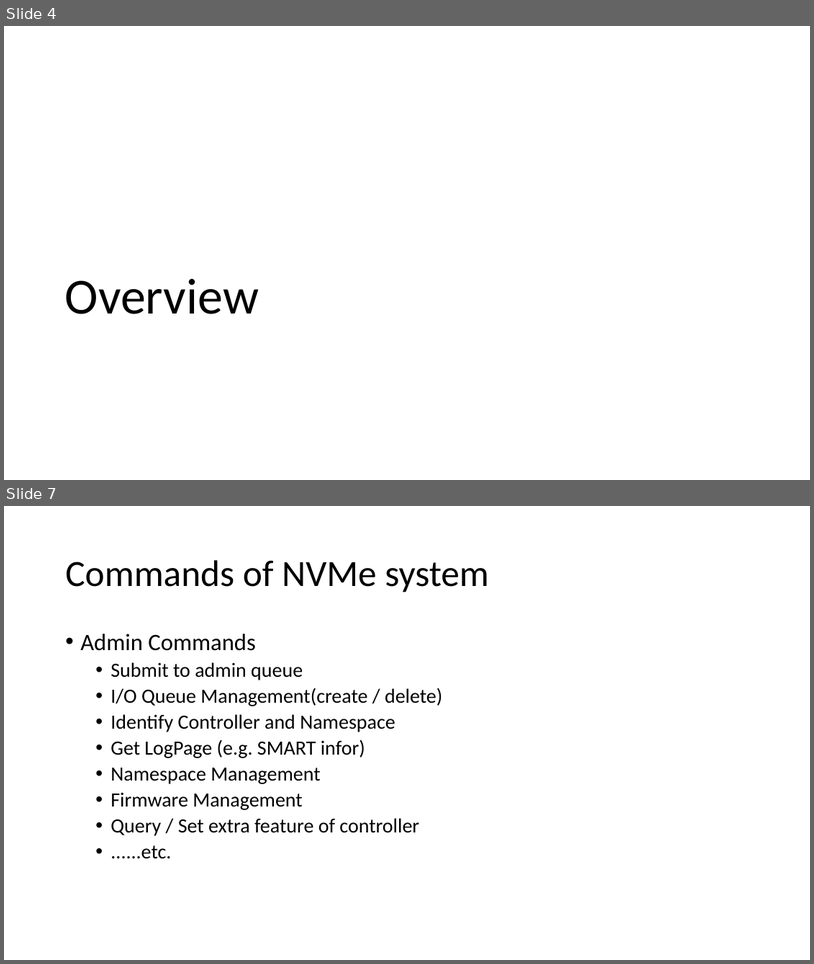
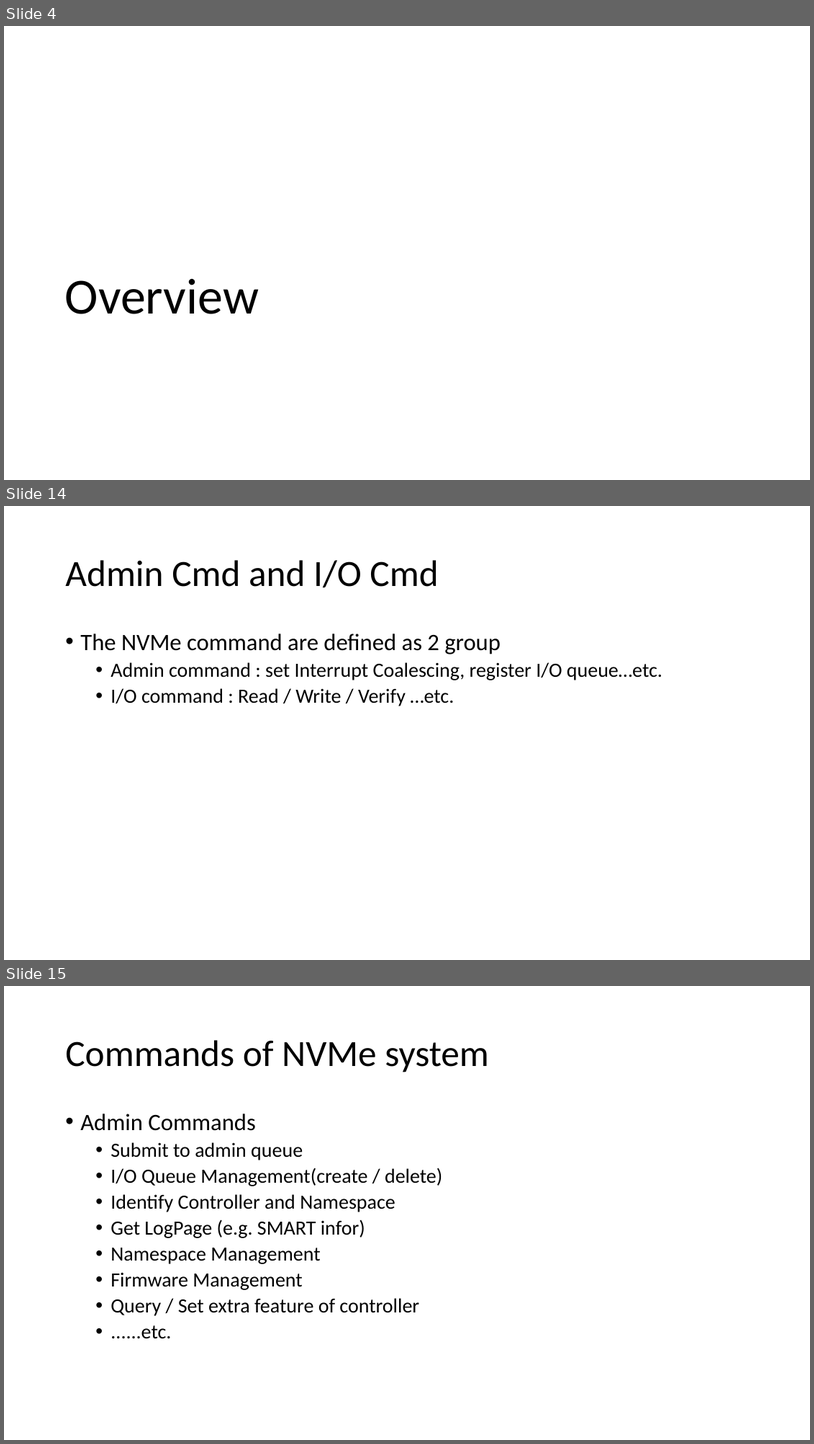
Before and after one commit to smokingpc/glendronach, a slide deck: doc/SPCNVMe_Introduction_and_Design.pptx. Shown one above the other, each under a label of ours: slides 4 and 7 before the commit, slides 4, 14 and 15 after it; the slides between them are not shown. The pictures are 814x964 and 814x1444 pixels, drawn with LibreOffice and Linux fonts; fonts in the diff are those of the drawing. Boxes give left, top, right and bottom in pixels: in the first picture for what was removed or moved away, otherwise in the second. Text is boxed around its words. In the diff, an @@ line names an element or a change of style, - is before the commit and + after.

```diff
--- a/doc/SPCNVMe_Introduction_and_Design.pptx
+++ b/doc/SPCNVMe_Introduction_and_Design.pptx
@@ slide 14 added at bbox=[4, 506, 810, 960], background #FFFFFF @@
@@ title added at bbox=[65, 560, 438, 588], 44 pt, text #000000 @@
+Admin Cmd and I/O Cmd
@@ text added at bbox=[80, 633, 663, 706], 24 pt, text #000000 @@
+• The NVMe command are defined as 2 group
+  • Admin command : set Interrupt Coalescing, register I/O queue…etc.
+  • I/O command : Read / Write / Verify …etc.
@@ what was slide 7 is now slide 15 @@
```
Also in this commit, not shown: 4 slides changed, 17 other slides added, 1 slide removed, 1 other file.
